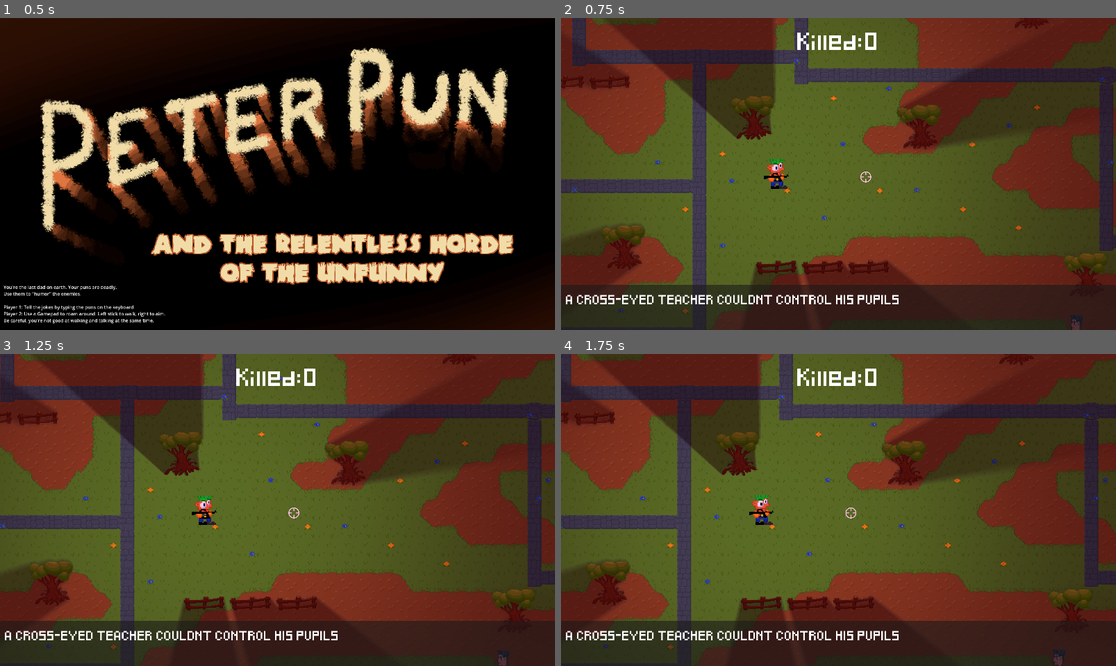
Above: before the commit, frames 1-4 (two rows, left to right).
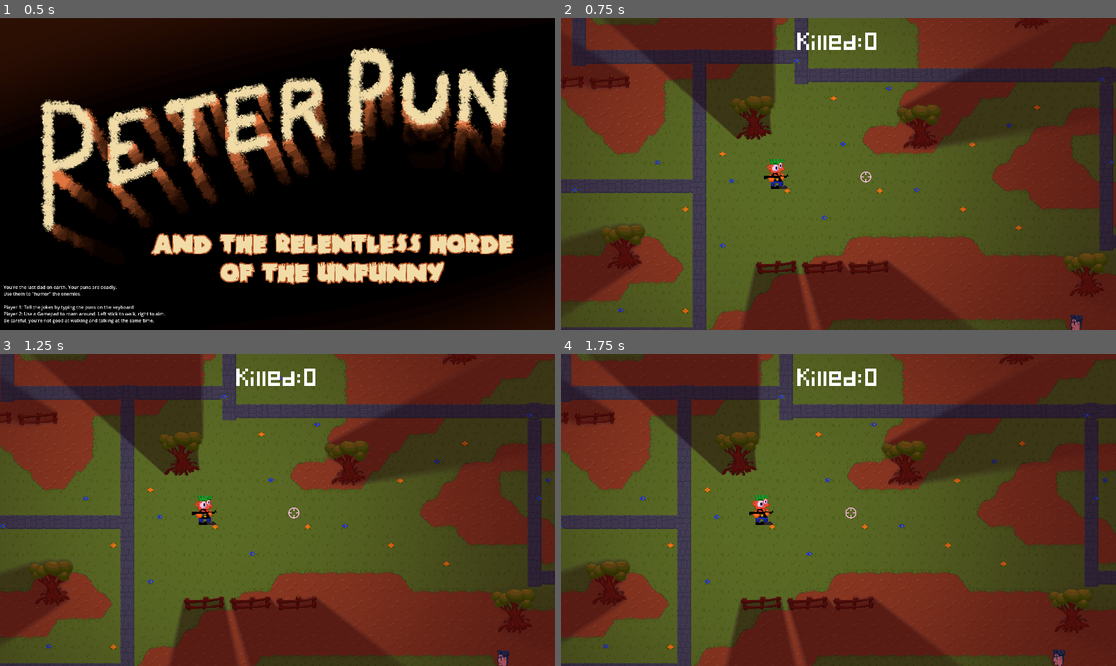
Above: after the commit, the same moments.

Repository: Fjonan/PeterPun
Game: Godot game, scene res://scenes/main.tscn
Same seed, same stepped clock (60 frames per second), same inputs: the game is played once before the commit and once after it.
Inputs (mouse positions are in pixels of both pictures, inside the frame that each line leads up to):
- Up to frame 1 (0.5 s): no input
- Up to frame 2 (0.75 s): tap Enter (ui_accept) at 0.5 s; move the mouse to (960, 158) at 0.52 s; hold D from 0.53 s (still down); tap F7 (enable_shoot, bound only after the commit) at 0.6 s; click (960, 158) at 0.67 s
- Up to frame 3 (1.25 s): keep holding D; tap Enter (ui_accept) at 0.77 s
- Up to frame 4 (1.75 s): release D at 1.25 s; drag from (727, 525) to (810, 572) at 1.27 s

Frame 1 is identical in both runs. In frame 2, 13% of the frame differs, in the area x 0-100%, y 85-100%; in frame 3, 13%; in frame 4, 13%.

Commit message:
singleplayer

Diff:
--- a/project.godot
+++ b/project.godot
@@ -109,6 +109,21 @@
 "events": [Object(InputEventJoypadMotion,"resource_local_to_scene":false,"resource_name":"","device":-1,"axis":0,"axis_value":1.0,"script":null)
 ]
 }
+shoot={
+"deadzone": 0.5,
+"events": [Object(InputEventJoypadMotion,"resource_local_to_scene":false,"resource_name":"","device":-1,"axis":5,"axis_value":1.0,"script":null)
+]
+}
+enable_shoot={
+"deadzone": 0.5,
+"events": [Object(InputEventKey,"resource_local_to_scene":false,"resource_name":"","device":-1,"window_id":0,"alt_pressed":false,"shift_pressed":false,"ctrl_pressed":false,"meta_pressed":false,"pressed":false,"keycode":0,"physical_keycode":4194338,"key_label":0,"unicode":0,"echo":false,"script":null)
+]
+}
+restart={
+"deadzone": 0.5,
+"events": [Object(InputEventJoypadButton,"resource_local_to_scene":false,"resource_name":"","device":-1,"button_index":0,"pressure":0.0,"pressed":true,"script":null)
+]
+}
 
 [rendering]
 
--- a/scripts/main.gd
+++ b/scripts/main.gd
@@ -18,7 +18,10 @@
 @onready var killed_value = $CanvasLayer/VBoxContainer/TopRow2/TopRow/EnemiesKilledValue
 @onready var game_over_screen = $CanvasLayer/GameOverScreen
 @onready var splash_screen = $CanvasLayer/SplashScreen
+@onready var promt_panel = $CanvasLayer/VBoxContainer/Panel
 @onready var music = $"AudioListener2D/BG Music"
+
+var singlePlayer = false
 
 var active_pun = null
 var current_letter_index: int = 0
@@ -39,7 +42,6 @@
 	killed_value.text = str(enemies_killed)
 
 func player_typed(key_typed: String):
-	print(":",key_typed,":")
 	var prompt
 
 	if active_pun == null:
@@ -135,7 +137,7 @@
 	item_timer.stop()
 
 	active_pun = null
-	current_letter_index = -1
+	current_letter_index = 0
 
 	clear_enemies()
 	clear_items()
@@ -194,3 +196,11 @@
 
 	if event.is_action_pressed("ui_accept"):
 		start_game()
+
+	if event.is_action_pressed("restart"):
+		if (game_over): _on_RestartButton_pressed()
+
+	if Input.is_action_just_pressed("enable_shoot"):
+		singlePlayer = !singlePlayer
+		if (singlePlayer): promt_panel.hide()
+		else: promt_panel.show()
--- a/scripts/player.gd
+++ b/scripts/player.gd
@@ -12,7 +12,6 @@
 var player_state = "idle"
 var muzzle_radius = 0
 var controlls_locked = true
-
 var hasActiveItem = false
 
 func _ready():
@@ -38,6 +37,10 @@
 
 	play_animation(direction)
 	move_and_slide()
+
+	if Input.is_action_just_pressed("shoot"):
+		if (owner.owner.singlePlayer):
+			GlobalSignals.emit_signal("shoot")
 
 	for i in get_slide_collision_count():
 		var enemey = get_slide_collision(i).get_collider() as Enemy
